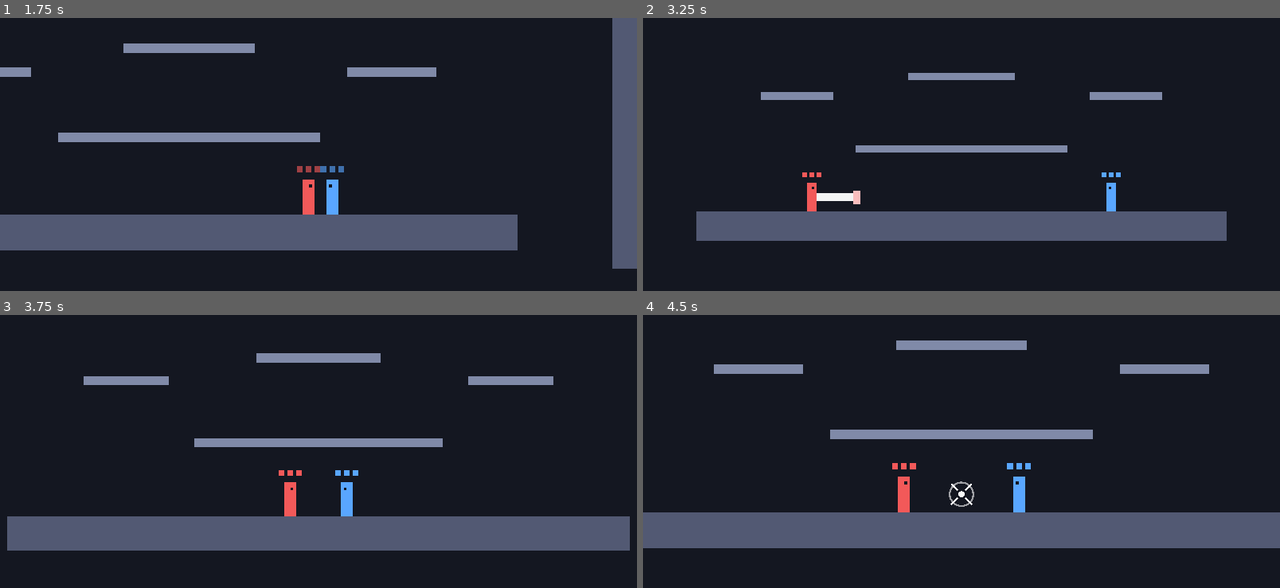
Above: before the commit, frames 1-4 (two rows, left to right).
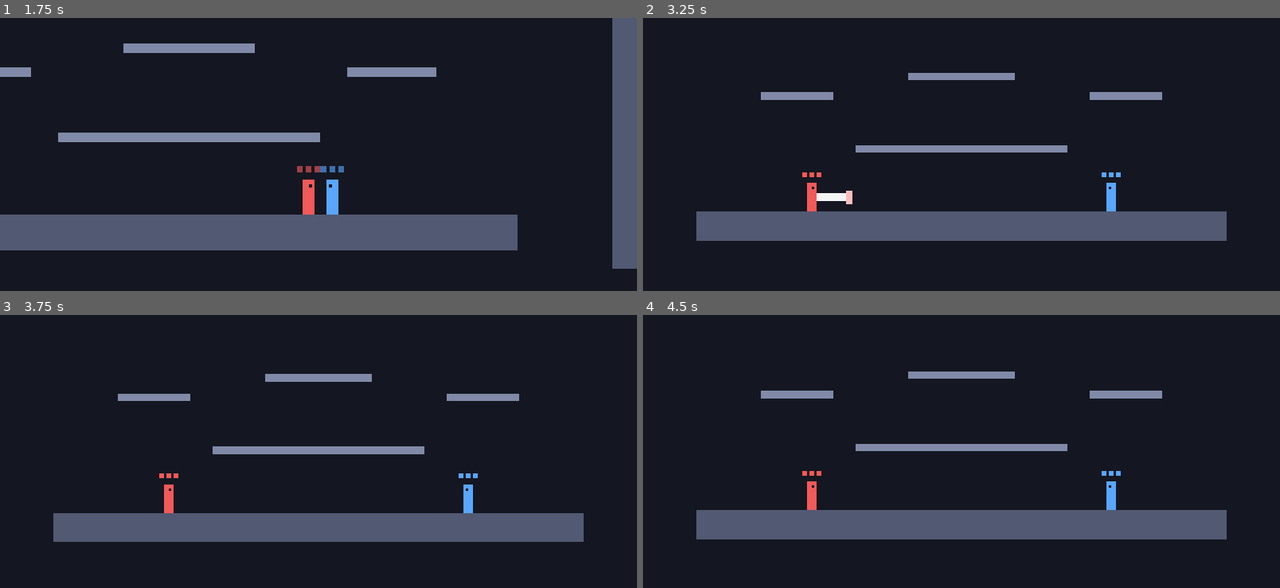
Above: after the commit, the same moments.

Repository: BBStain/jvtest
Game: Godot game, scene res://tests/sim_test.tscn
Same seed, same stepped clock (60 frames per second), same inputs: the game is played once before the commit and once after it. This scene is started directly instead of the project's main scene.
Inputs (mouse positions are in pixels of both pictures, inside the frame that each line leads up to):
- Up to frame 1 (1.75 s): tap Enter (restart) at 0.5 s; move the mouse to (458, 179) at 0.52 s; hold D from 0.53 s (still down); tap F at 0.6 s; click (458, 179) at 0.67 s; tap Space at 0.77, 1.52 s; move the mouse to (191, 214) at 1.27 s; tap R at 1.35 s
- Up to frame 2 (3.25 s): move the mouse to (1025, 119) at 2.02 s; release D at 2.03 s; hold A 2.03-2.78 s; tap G at 2.1 s; move the mouse to (929, 269) at 2.77 s; hold D from 2.78 s (still down); tap C at 2.85 s; click (929, 269) at 2.92 s; tap Space at 3.02 s
- Up to frame 3 (3.75 s): keep holding D; move the mouse to (509, 547) at 3.52 s; tap Shift at 3.6 s
- Up to frame 4 (4.5 s): tap Space at 3.77 s; move the mouse to (770, 440) at 4.27 s; release D at 4.28 s; hold A from 4.28 s (still down); tap L at 4.35 s

Frame 1 is identical in both runs. In frame 2, 0.1% of the frame differs, in the area x 31-35%, y 63-69%; in frame 3, 11%; in frame 4, 12%, in the area x 0-100%, y 9-86%.

Commit message:
Attaque légère : un peu plus courte, et toute la barre touche (même collé)
- Portée 84 px au lieu de 100 (bout de la barre)
- La zone qui touche suit toute la barre, du perso jusqu'au bout : plus de « trop proche »
- Deux attaques légères dans le même sens ne font plus de choc (l'un frappe le dos de l'autre)
- Animation inchangée (juste plus courte)

Co-Authored-By: Claude Opus 5.5 (1M context) <noreply@anthropic.com>
Claude-Session: https://claude.ai/code/session_01THvWsQSvKyigxsJfQsC1D9

Diff:
--- a/scripts/character_stats.gd
+++ b/scripts/character_stats.gd
@@ -41,8 +41,8 @@
 @export var attack_startup: float = 0.02  ## délai avant que le coup touche
 @export var attack_active: float = 0.08  ## durée pendant laquelle le coup peut toucher
 @export var attack_cooldown: float = 0.13  ## temps de recharge entre deux attaques (à peine plus que le coup)
-@export var attack_reach: float = 72.0  ## distance entre le centre du perso et le centre du coup
-@export var attack_radius: float = 28.0  ## taille de la zone qui touche
+@export var attack_reach: float = 84.0  ## longueur du coup : du centre du perso jusqu'au bout de la barre
+@export var attack_radius: float = 16.0  ## demi-épaisseur de la zone qui touche (toute la barre touche)
 @export var hit_knockback: float = 700.0  ## un coup léger repousse d'environ 100 px
 
 @export_group("Attaque lourde")
--- a/scripts/fighter.gd
+++ b/scripts/fighter.gd
@@ -464,11 +464,20 @@
 	return _attack_heavy
 
 
-## Centre de la zone qui touche : devant soi pour l'attaque légère, au bout de l'arme pour la lourde.
+## La zone qui touche est un segment épais (de attack_start() à attack_center(), d'épaisseur attack_radius()).
+## Attaque légère : toute la barre, du perso jusqu'au bout, comme un coup de poing ou d'épée,
+## donc on touche aussi un adversaire tout proche. Attaque lourde : seulement le bout de l'arme.
+func attack_start() -> Vector2:
+	if _attack_heavy:
+		return attack_center()
+	return global_position
+
+
+## Le bout de la zone qui touche.
 func attack_center() -> Vector2:
 	if _attack_heavy:
 		return global_position + _heavy_tip(_heavy_angle())
-	return global_position + _attack_dir * stats.attack_reach
+	return global_position + _attack_dir * (stats.attack_reach - stats.attack_radius)
 
 
 func attack_radius() -> float:
@@ -668,7 +677,7 @@
 	# L'attaque légère : une barre blanche orientée vers l'adversaire
 	elif is_attacking():
 		draw_set_transform(Vector2.ZERO, _attack_dir.angle())
-		var length := stats.attack_reach + stats.attack_radius
+		var length := stats.attack_reach
 		if _attack_time < stats.attack_startup:
 			draw_rect(Rect2(10.0, -2.0, length * 0.5, 4.0), Color(1, 1, 1, 0.5))
 		else:
--- a/scripts/game.gd
+++ b/scripts/game.gd
@@ -145,9 +145,15 @@
 			var b := fighters[j]
 			if not (a.is_attack_active() and b.is_attack_active()):
 				continue
-			if a.attack_center().distance_to(b.attack_center()) > a.attack_radius() + b.attack_radius():
+			# Deux attaques légères dans le même sens (l'un frappe le dos de l'autre) : pas de choc.
+			if not a.is_heavy_attack() and not b.is_heavy_attack() \
+					and a.attack_direction().dot(b.attack_direction()) > 0.0:
 				continue
-			_clash(a, b, (a.attack_center() + b.attack_center()) / 2.0)
+			var closest := Geometry2D.get_closest_points_between_segments(
+				a.attack_start(), a.attack_center(), b.attack_start(), b.attack_center())
+			if closest[0].distance_to(closest[1]) > a.attack_radius() + b.attack_radius():
+				continue
+			_clash(a, b, (closest[0] + closest[1]) / 2.0)
 
 
 ## Les attaques de a et b s'annulent : les deux sont repoussés et une marque apparaît à "where".
@@ -202,7 +208,7 @@
 		for victim in fighters:
 			if victim == attacker or not victim.can_be_hit():
 				continue
-			if _circle_hits_rect(attacker.attack_center(), attacker.attack_radius(), victim.body_rect()):
+			if _segment_hits_rect(attacker.attack_start(), attacker.attack_center(), attacker.attack_radius(), victim.body_rect()):
 				var hit_dir := (victim.global_position - attacker.global_position).normalized()
 				if not attacker.is_heavy_attack():
 					hit_dir = attacker.attack_direction()
@@ -253,9 +259,21 @@
 	_time_engine.play(SHIELD_BREAK_TIME_SCALE, SHIELD_BREAK_SLOWMO)
 
 
-func _circle_hits_rect(center: Vector2, radius: float, rect: Rect2) -> bool:
-	var closest := center.clamp(rect.position, rect.end)
-	return center.distance_to(closest) <= radius
+## Un segment épais (de a à b, d'épaisseur radius de chaque côté) touche-t-il le rectangle ?
+func _segment_hits_rect(a: Vector2, b: Vector2, radius: float, rect: Rect2) -> bool:
+	if rect.has_point(a) or rect.has_point(b):
+		return true
+	var corners := [rect.position, Vector2(rect.end.x, rect.position.y), rect.end, Vector2(rect.position.x, rect.end.y)]
+	for i in 4:
+		if Geometry2D.segment_intersects_segment(a, b, corners[i], corners[(i + 1) % 4]) != null:
+			return true
+	for corner in corners:
+		if Geometry2D.get_closest_point_to_segment(corner, a, b).distance_to(corner) <= radius:
+			return true
+	for end in [a, b]:
+		if end.distance_to(end.clamp(rect.position, rect.end)) <= radius:
+			return true
+	return false
 
 
 func _check_blast_zone() -> void:
--- a/tests/sim_test.gd
+++ b/tests/sim_test.gd
@@ -72,6 +72,29 @@
 	p2.input_source = Scripted.new(func(s, f): pass)
 	await step(80)
 	check(p2.lives == 3, "Attaque de loin rate, J2 vies = %d" % p2.lives)
+
+	# 3b) Toute la barre de l'attaque légère touche : même collé à l'adversaire, le coup porte
+	await new_game()
+	p1 = game.fighters[0]; p2 = game.fighters[1]
+	p2.input_source = Scripted.new(func(s, f): pass)
+	p1.input_source = Scripted.new(func(s, f): s.attack_pressed = f == 30)
+	await step(25)
+	p1.position.x = 640; p2.position.x = 652
+	await step(10)
+	check(p2.lives == 2, "Attaque légère collé à l'adversaire : touché (vies = %d)" % p2.lives)
+
+	# 3c) Portée : le bout de la barre touche, juste au-delà ça rate
+	for gap in [base.attack_reach + base.body_size.x / 2.0 - 4.0, base.attack_reach + base.body_size.x / 2.0 + 6.0]:
+		await new_game()
+		p1 = game.fighters[0]; p2 = game.fighters[1]
+		p2.input_source = Scripted.new(func(s, f): pass)
+		p1.input_source = Scripted.new(func(s, f): s.attack_pressed = f == 30)
+		await step(25)
+		p1.position.x = 600; p2.position.x = 600 + gap
+		p1.velocity = Vector2.ZERO; p2.velocity = Vector2.ZERO
+		await step(10)
+		var reached: bool = gap < base.attack_reach + base.body_size.x / 2.0
+		check((p2.lives == 2) == reached, "Portée de l'attaque légère : à %.0f px %s (vies = %d)" % [gap, "touche" if reached else "rate", p2.lives])
 
 	# 4) Choc d'attaques : personne ne perd de vie
 	await new_game()
@@ -239,14 +262,14 @@
 	var jump_height := start_y - top_y
 	check(jump_height > 30 and jump_height < 100, "Blocage : saut moins haut (%.0f px)" % jump_height)
 
-	# 4g) Attaque rapide plus longue : touche à 100 px
-	await new_game()
-	p1 = game.fighters[0]; p2 = game.fighters[1]
-	p1.position.x = 600; p2.position.x = 700
+	# 4g) Attaque rapide : touche à 90 px
+	await new_game()
+	p1 = game.fighters[0]; p2 = game.fighters[1]
+	p1.position.x = 600; p2.position.x = 690
 	p1.input_source = Scripted.new(func(s, f): s.attack_pressed = f == 30)
 	p2.input_source = Scripted.new(func(s, f): pass)
 	await step(36)
-	check(p2.lives == 2, "Attaque rapide longue : touche à 100 px (vies = %d)" % p2.lives)
+	check(p2.lives == 2, "Attaque rapide : touche à 90 px (vies = %d)" % p2.lives)
 
 	# 4h) Attaque lourde non chargée : trop courte à 130 px
 	await new_game()
Not shown, changed: README.md
